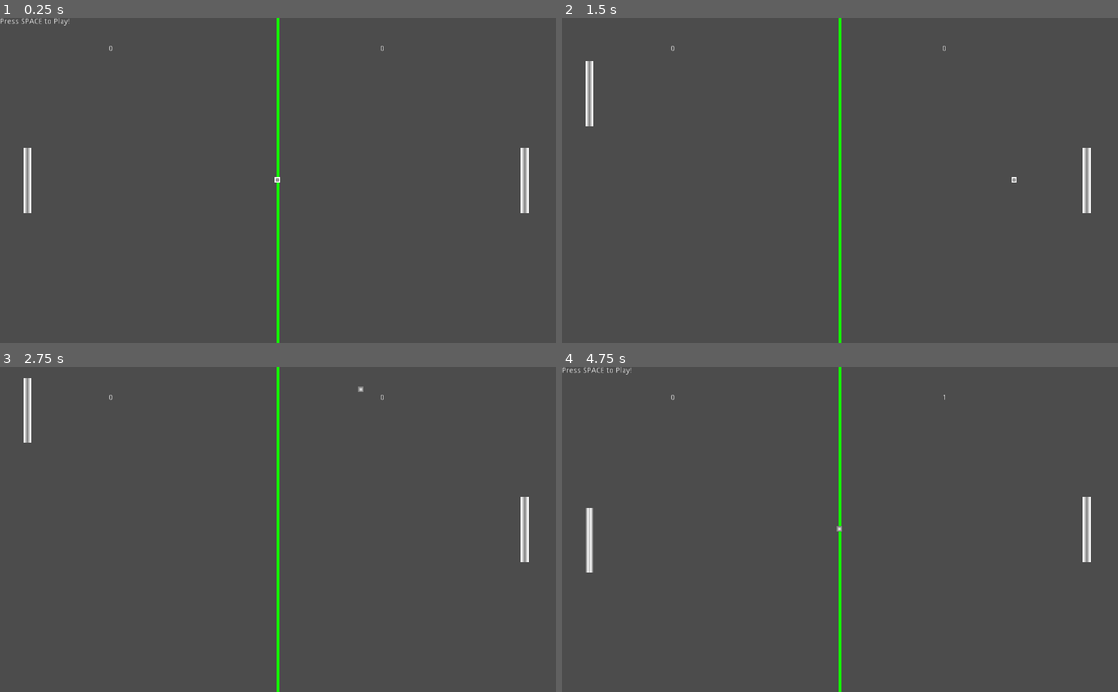
Above: before the commit, frames 1-4 (two rows, left to right).
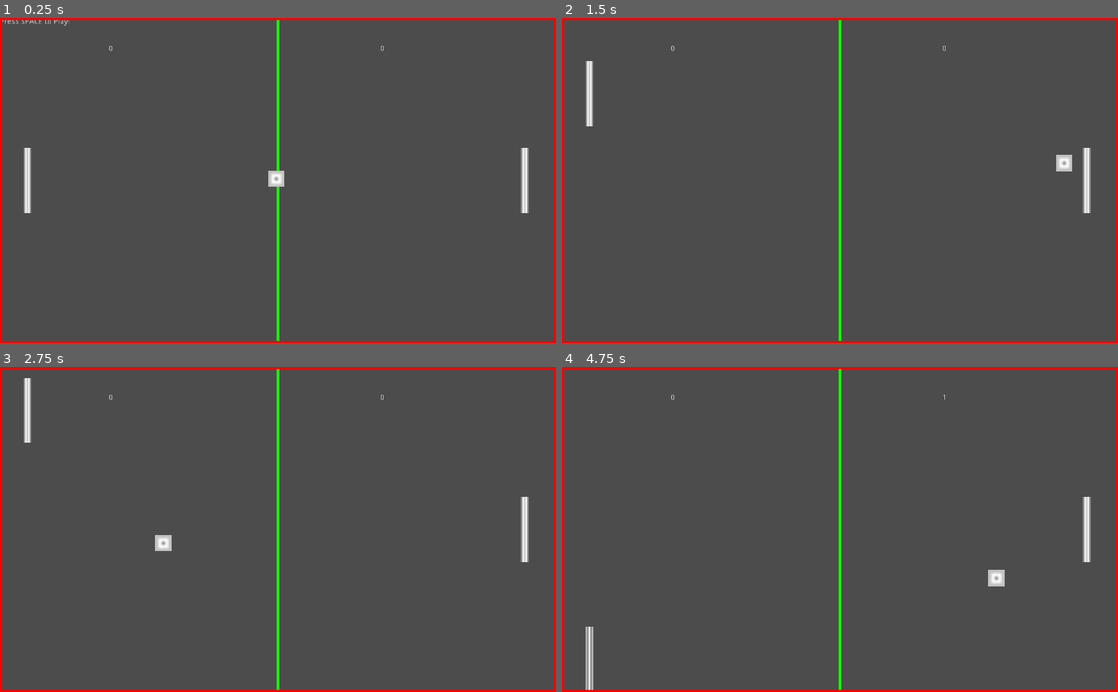
Above: after the commit, the same moments.

Repository: Usatas/Battle-Pong
Game: Godot game, scene res://Main.tscn
Two runs of this game, one before a commit and one after it. Both use one fixed random seed, a clock stepped at 60 frames per second and the inputs below.
Inputs:
- Up to frame 1 (0.25 s): no input
- Up to frame 2 (1.5 s): tap Space at 0.5, 0.77 s; hold W (player_one_up) 0.53-1.28 s; hold S (player_one_down) from 1.28 s (still down)
- Up to frame 3 (2.75 s): tap Space at 1.52 s; release S (player_one_down) at 2.03 s; hold W (player_one_up) from 2.03 s (still down)
- Up to frame 4 (4.75 s): tap Space at 3.02, 3.5, 3.77, 4.52 s; release W (player_one_up) at 3.53 s; hold S (player_one_down) from 3.53 s (still down)

The runs differ from the first frame. In frame 1, 2.7% of the frame differs, in the area x 0-100%, y 0-100%; in frame 2, 2.7%; in frame 3, 2.7%; in frame 4, 3.1%.

Commit message:
Ball wird nun richtig von den Wänden reflektiert und die Spielfeldmarkierung wurde hinzugefügt

Diff:
--- a/Battle Pong/Ball.gd
+++ b/Battle Pong/Ball.gd
@@ -2,7 +2,8 @@
 
 
 # Declare member variables here.
-export var speed = 200
+export var speed = 300
+var ball_size
 var playing = false
 var dx =100
 var dy =0
@@ -28,15 +29,15 @@
 func ball_hit_paddle():
     dx *= -1
     dy = rand_range(-y_range, y_range)
-    if speed < 300:
-        speed += 5
+
+
     if y_range < 200:
         y_range += 5
 
 func change_dy_on_wall_hit():
-    if self.position.y <= 0:
+    if self.position.y <= 0+ball_size.y:
         dy = rand_range(0, y_range)
-    if self.position.y >= 600:
+    if self.position.y >= 600-ball_size.y:
         dy = rand_range(-y_range, 0)
 
 func set_playing(_playing):
@@ -46,3 +47,4 @@
     position = pos
     show()
     $CollisionShape2D.disabled = false
+    ball_size =$CollisionShape2D.shape.extents
--- a/Battle Pong/Ball.tscn
+++ b/Battle Pong/Ball.tscn
@@ -22,11 +22,13 @@
 script = ExtResource( 1 )
 
 [node name="AnimatedSprite" type="AnimatedSprite" parent="."]
-position = Vector2( -1, -1 )
-scale = Vector2( 2, 2 )
+position = Vector2( -3, -3 )
+scale = Vector2( 6, 6 )
 frames = SubResource( 1 )
+frame = 1
 speed_scale = 2.0
-playing = true
 
 [node name="CollisionShape2D" type="CollisionShape2D" parent="."]
+position = Vector2( -3.8147e-06, -0.132433 )
+scale = Vector2( 3, 3 )
 shape = SubResource( 2 )
--- a/Battle Pong/Main.tscn
+++ b/Battle Pong/Main.tscn
@@ -57,5 +57,39 @@
 is_player_one = false
 
 [node name="PlayerOne" parent="." instance=ExtResource( 1 )]
+
+[node name="ColorRect2" type="ColorRect" parent="."]
+margin_right = 1024.0
+margin_bottom = 4.0
+color = Color( 1, 0, 0, 1 )
+__meta__ = {
+"_edit_use_anchors_": false
+}
+
+[node name="ColorRect3" type="ColorRect" parent="."]
+margin_top = 596.0
+margin_right = 1024.0
+margin_bottom = 600.0
+color = Color( 1, 0, 0, 1 )
+__meta__ = {
+"_edit_use_anchors_": false
+}
+
+[node name="ColorRect4" type="ColorRect" parent="."]
+margin_right = 4.0
+margin_bottom = 600.0
+color = Color( 1, 0, 0, 1 )
+__meta__ = {
+"_edit_use_anchors_": false
+}
+
+[node name="ColorRect5" type="ColorRect" parent="."]
+margin_left = 1020.0
+margin_right = 1024.0
+margin_bottom = 600.0
+color = Color( 1, 0, 0, 1 )
+__meta__ = {
+"_edit_use_anchors_": false
+}
 [connection signal="hit" from="PlayerTwo" to="." method="_on_PlayerTwo_hit"]
 [connection signal="hit" from="PlayerOne" to="." method="_on_PlayerOne_hit"]
--- a/Battle Pong/Player.tscn
+++ b/Battle Pong/Player.tscn
@@ -27,6 +27,7 @@
 scale = Vector2( 3, 6 )
 frames = SubResource( 1 )
 animation = "wave"
+frame = 2
 speed_scale = 2.0
 playing = true
 
